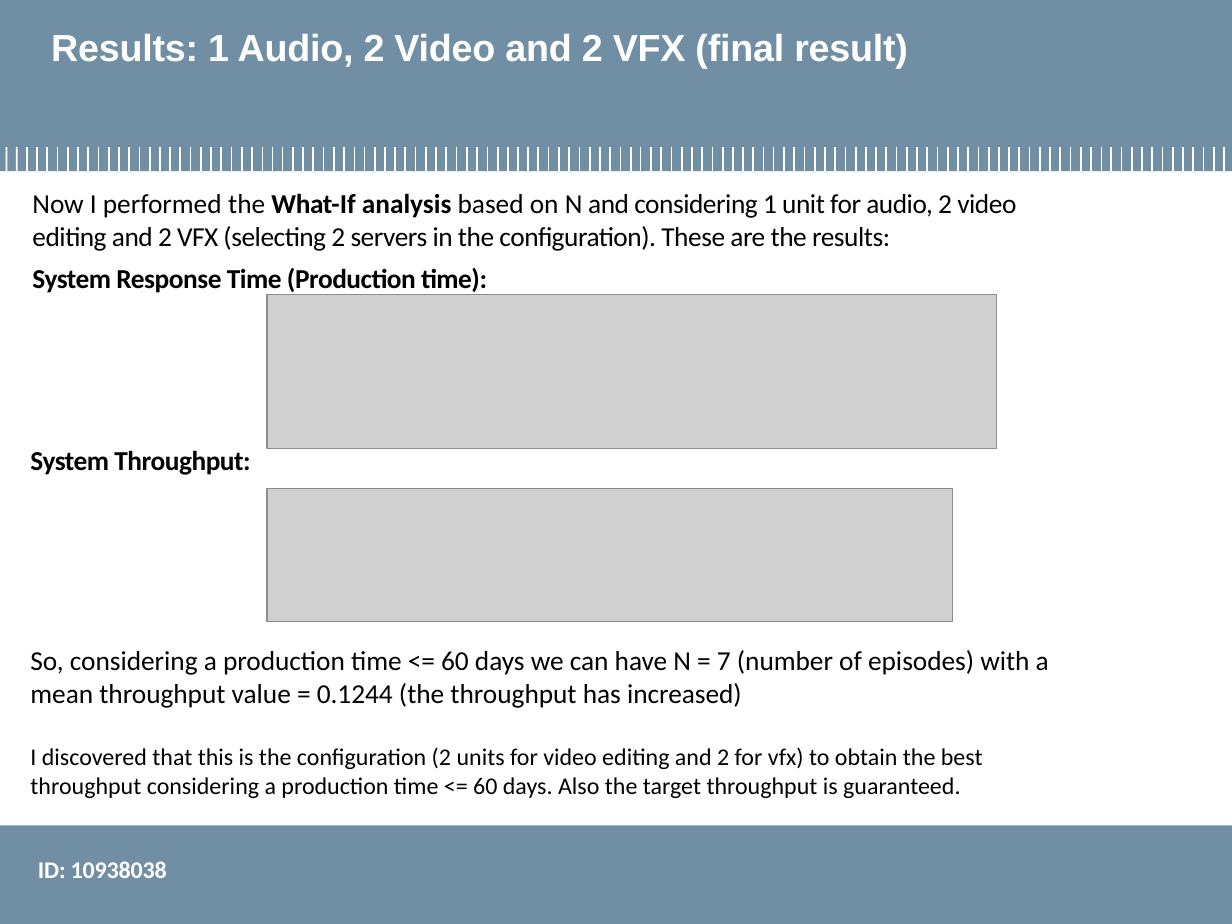
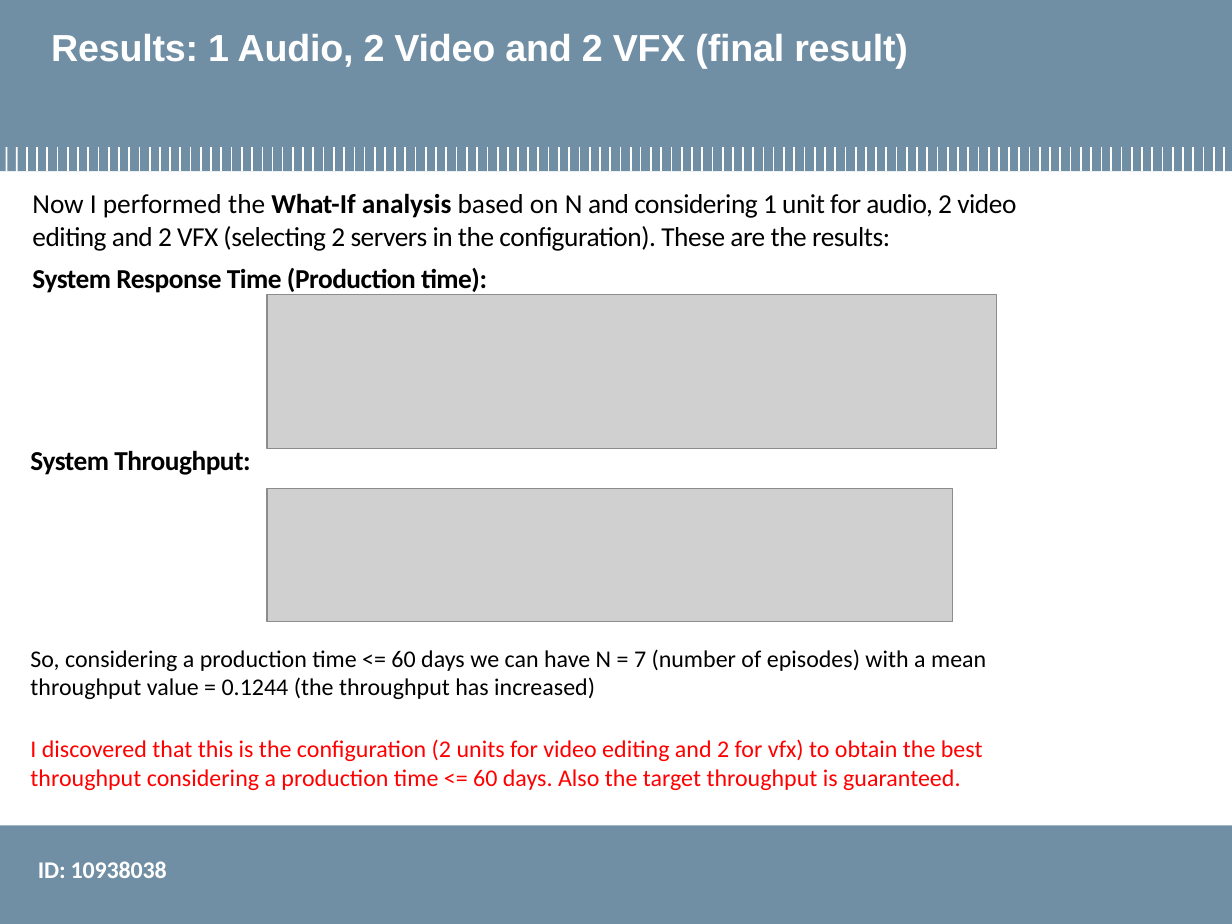
Before and after one commit to smn07/performance_evaluation_application, a slide deck: slide 16 of Final_Project/finalProject_10938038.pptx. Drawn at 1232x924 pixels with LibreOffice and Linux fonts; fonts in the diff are those of the drawing; grey boxes stand for pictures; background and template pictures are left out. Boxes give left, top, right and bottom in pixels: in the first picture for what was removed or moved away, otherwise in the second. Text is boxed around its words. In the diff, an @@ line names an element or a change of style, - is before the commit and + after.

```diff
--- a/Final_Project/finalProject_10938038.pptx
+++ b/Final_Project/finalProject_10938038.pptx
@@ text "So, considering a production time ..." at (30, 649, 986, 790): size 16 to 14 pt in "So, considering a production time <= 60 ..."; text colour #000000 to #FF0000 in "I discovered that this is the configuration ..." @@
```
Also in this commit, not shown: 6 other slides changed, 1 other file.
